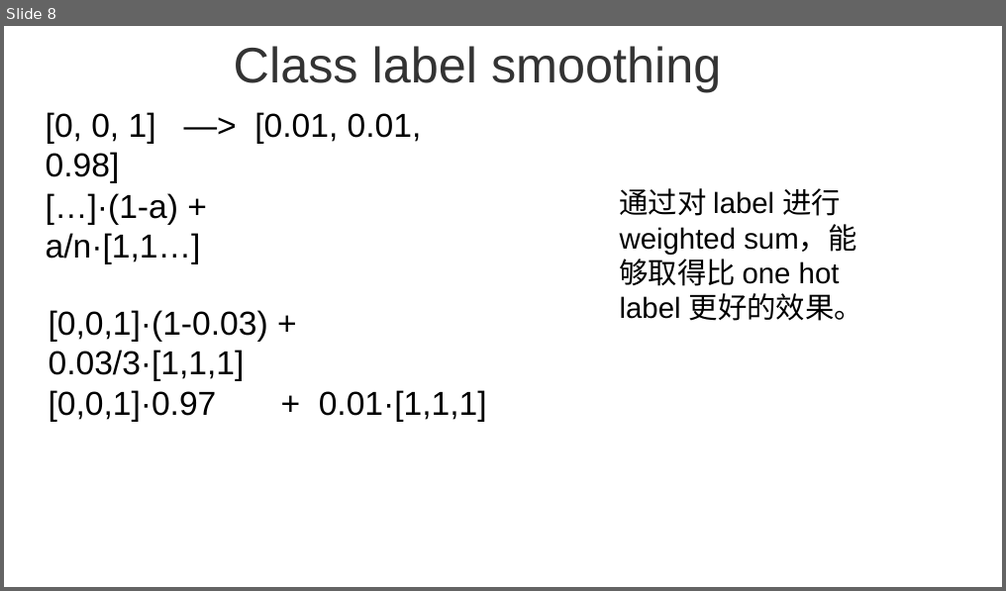
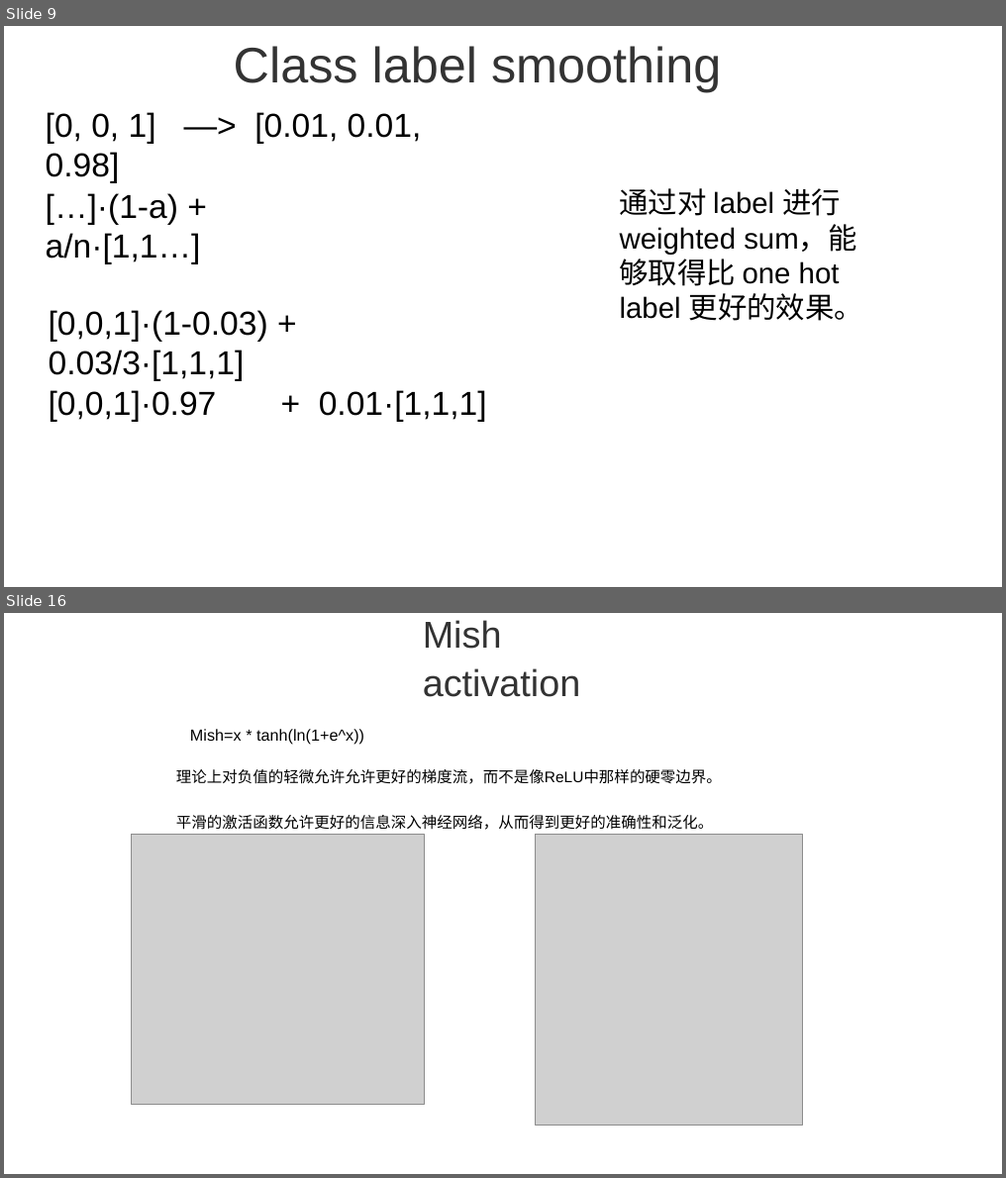
Before and after one commit to Adnios/DVS-gesture_recognition, a slide deck: tracking/YOLOv4.pptx. Shown one above the other, each under a label of ours: slide 8 before the commit, slides 9 and 16 after it; the slides between them are not shown. The pictures are 1006x591 and 1006x1178 pixels, drawn with LibreOffice and Linux fonts; fonts in the diff are those of the drawing; grey boxes stand for pictures. Boxes give left, top, right and bottom in pixels: in the first picture for what was removed or moved away, otherwise in the second. Text is boxed around its words. In the diff, an @@ line names an element or a change of style, - is before the commit and + after.

```diff
--- a/tracking/YOLOv4.pptx
+++ b/tracking/YOLOv4.pptx
@@ slide 16 added at (4, 613, 1002, 1174), background #FFFFFF @@
@@ text added at (423, 620, 581, 697), 36 pt, text #333333 @@
+Mish activation
@@ text added at (190, 729, 364, 745), 15.4 pt, text #000000 @@
+Mish=x * tanh(ln(1+e^x))
@@ text added at (176, 769, 722, 830), 14.8 pt, text #000000 @@
+理论上对负值的轻微允许允许更好的梯度流，而不是像ReLU中那样的硬零边界。
+平滑的激活函数允许更好的信息深入神经网络，从而得到更好的准确性和泛化。
@@ picture added at (132, 835, 424, 1104) @@
@@ picture added at (536, 835, 802, 1126) @@
@@ what was slide 8 is now slide 9 @@
```
Also in this commit, not shown: 5 slides changed, 9 other slides added, 1 slide removed, 11 other files.
